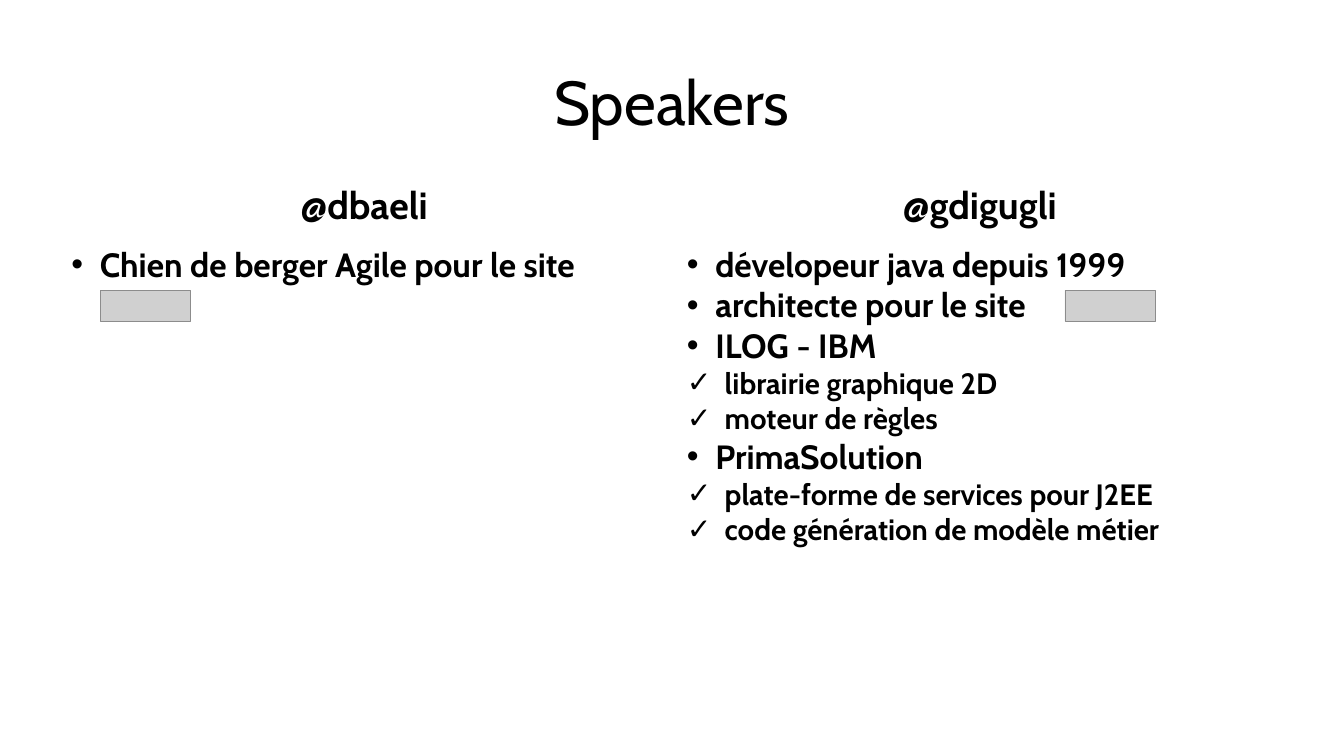
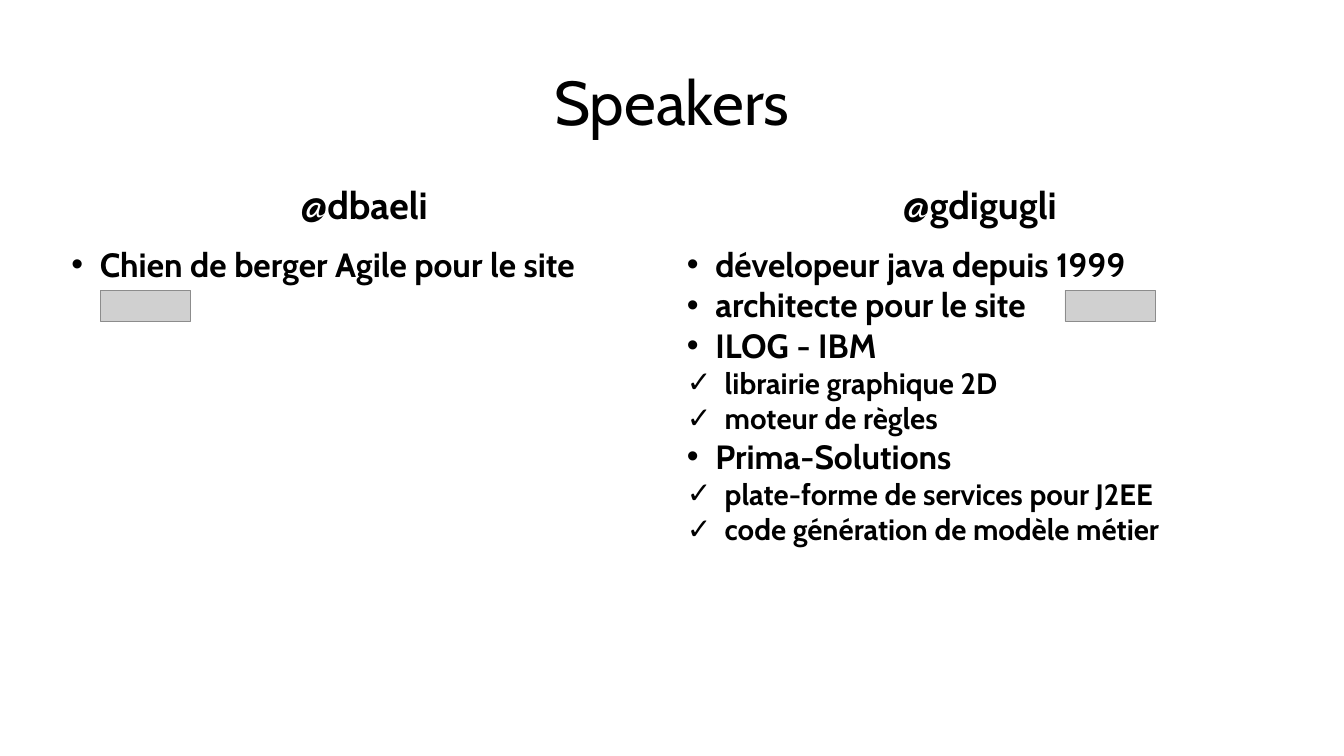
Before and after one commit to dbaeli/conf4j, a slide deck: slide 2 of conf4j-slides/Devops_Configuration_Jungle_Devoxx_FR_2012.pptx. Drawn at 1344x756 pixels with LibreOffice and Linux fonts; fonts in the diff are those of the drawing; grey boxes stand for pictures; background and template pictures are left out. Boxes give left, top, right and bottom in pixels: in the first picture for what was removed or moved away, otherwise in the second. Text is boxed around its words. In the diff, an @@ line names an element or a change of style, - is before the commit and + after.

```diff
--- a/conf4j-slides/Devops_Configuration_Jungle_Devoxx_FR_2012.pptx
+++ b/conf4j-slides/Devops_Configuration_Jungle_Devoxx_FR_2012.pptx
@@ text at [715, 443, 951, 470]: text changed @@
-• PrimaSolution
+• Prima-Solutions
```
Also in this commit, not shown: 8 other slides changed, 1 other file.
